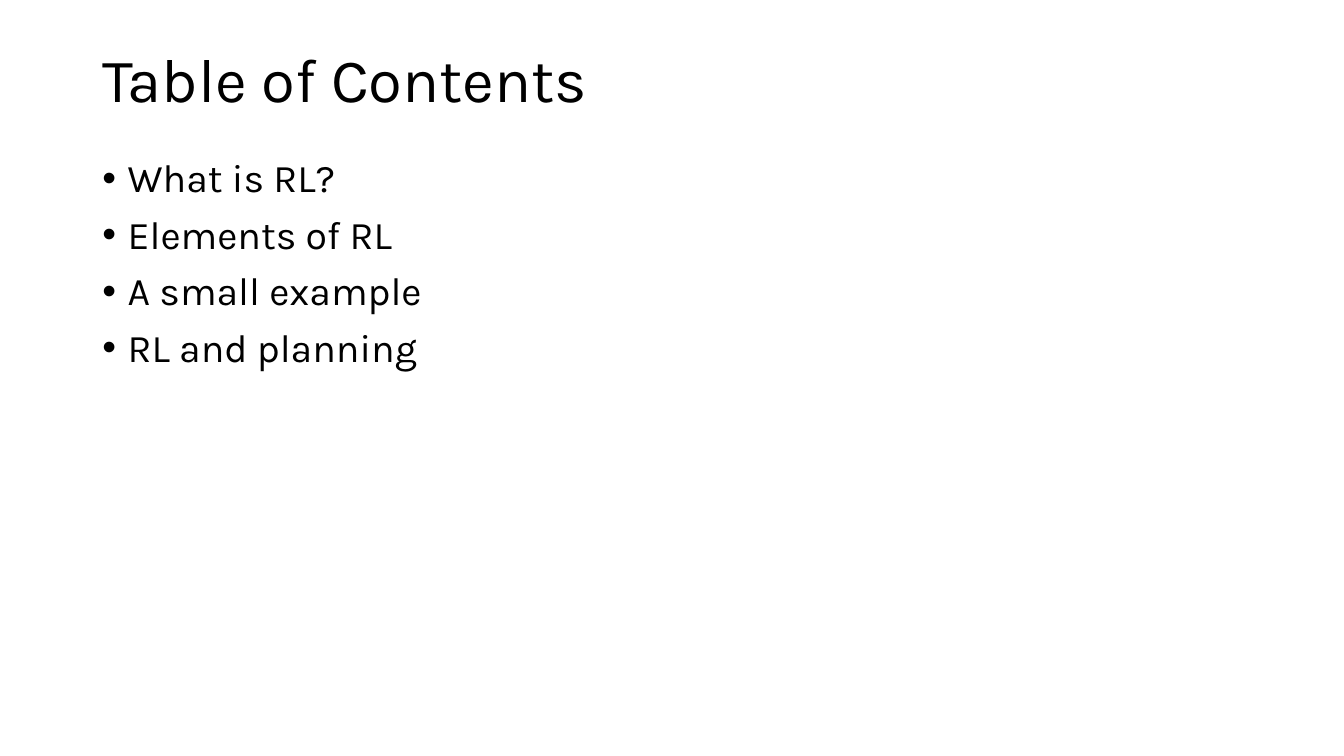
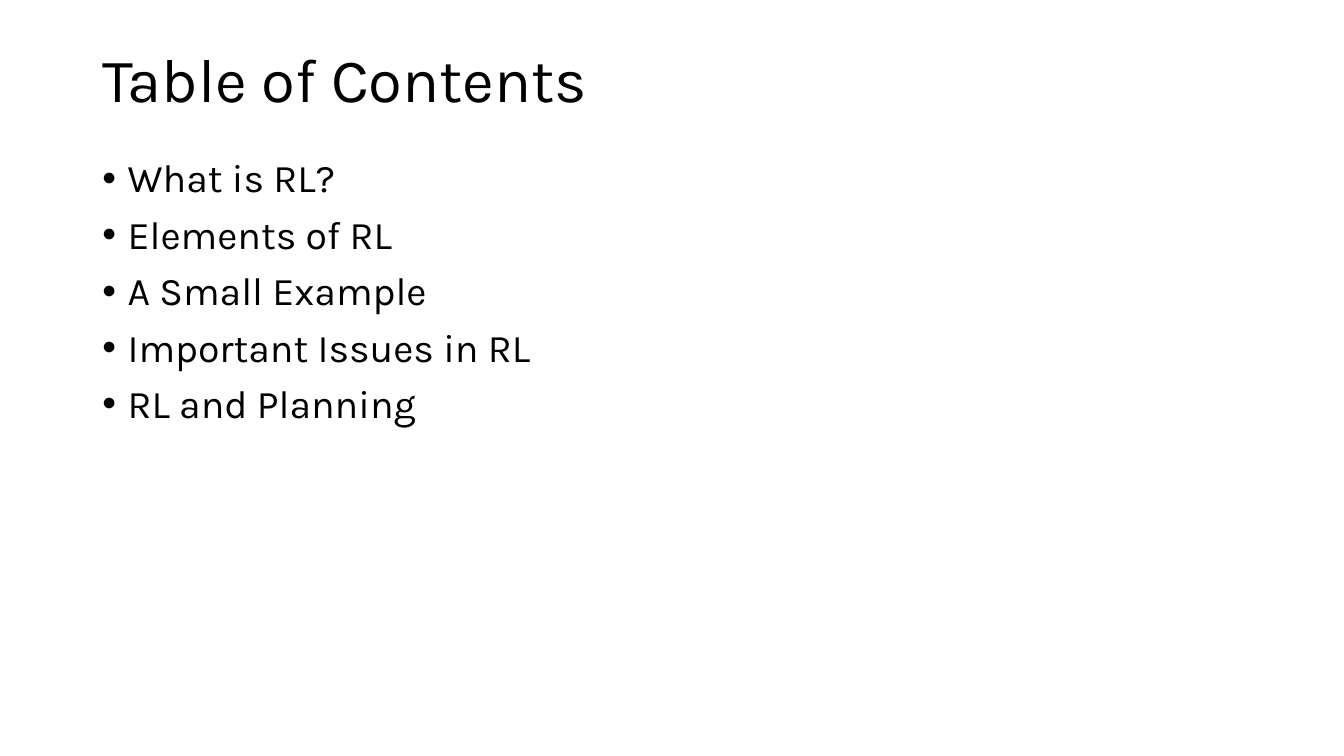
Before and after one commit to mhahsler/Introduction_to_Reinforcement_Learning, a slide deck: slide 5 of slides/Lecture_Chapter01.pptx (slide 6 before the commit). Drawn at 1344x756 pixels with LibreOffice and Linux fonts; fonts in the diff are those of the drawing. Boxes give left, top, right and bottom in pixels: in the first picture for what was removed or moved away, otherwise in the second. Text is boxed around its words. In the diff, an @@ line names an element or a change of style, - is before the commit and + after.

```diff
--- a/slides/Lecture_Chapter01.pptx
+++ b/slides/Lecture_Chapter01.pptx
@@ text at (x1=128, y1=278, x2=530, y2=428): text changed @@
-• A small example
-• RL and planning
+• A Small Example
+• Important Issues in RL
+• RL and Planning
```
Also in this commit, not shown: 14 other slides changed, 8 slides added, 4 slides removed, 21 other files.
